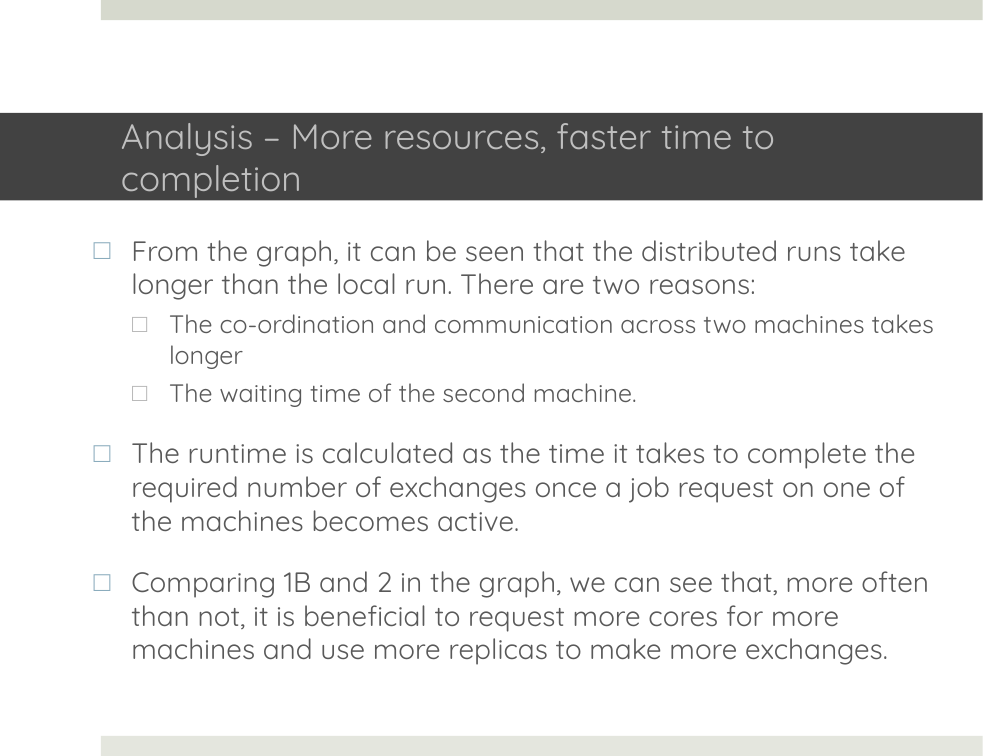
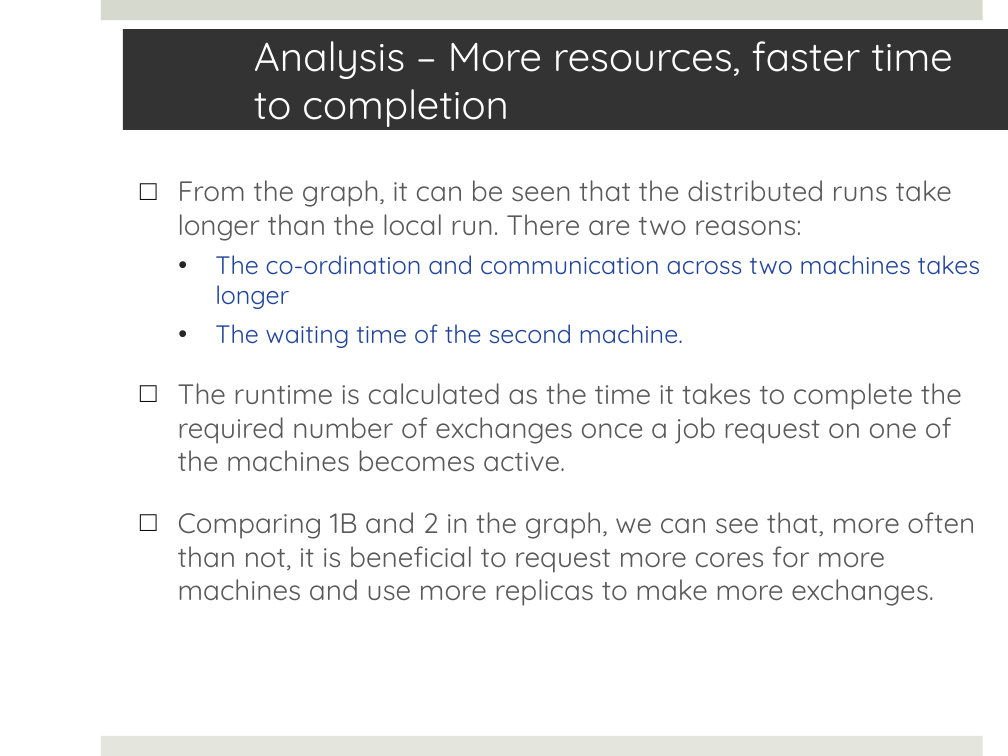
Before and after one commit to saga-project/saga-cpp-legacy-projects, a slide deck: slide 21 of papers/async-re/data/RE.pptx. Drawn at 1008x756 pixels with LibreOffice and Linux fonts; fonts in the diff are those of the drawing; background and template pictures are left out. Boxes give left, top, right and bottom in pixels: in the first picture for what was removed or moved away, otherwise in the second. Text is boxed around its words. In the diff, an @@ line names an element or a change of style, - is before the commit and + after.

```diff
--- a/papers/async-re/data/RE.pptx
+++ b/papers/async-re/data/RE.pptx
@@ title "Analysis – More resources, faster ...": place and size @@
-title "Analysis – More resources, faster ..." at box(0, 113, 983, 201)
+title "Analysis – More resources, faster ..." at box(123, 29, 1008, 130)
@@ title "Analysis – More resources, faster ..." at box(123, 29, 1008, 130): size 25.2 to 28.8 pt, text colour #BFBFBF to #FFFFFF; fill #424242 to #333333 @@
@@ text "From the graph, it can ...": place and size @@
-text "From the graph, it can ..." at box(131, 240, 934, 665)
+text "From the graph, it can ..." at box(178, 180, 980, 606)
@@ text "From the graph, it can ..." at box(178, 180, 980, 606): text colour #595959 to #21449B in "The co-ordination and communication across two machines ...", "The waiting time of the second machine."; bullet colour #8BACBD to #0D0D0D; bullet □ to •; bullet colour #B5B5B5 to #262626 @@
```
Also in this commit, not shown: 21 other slides changed.
